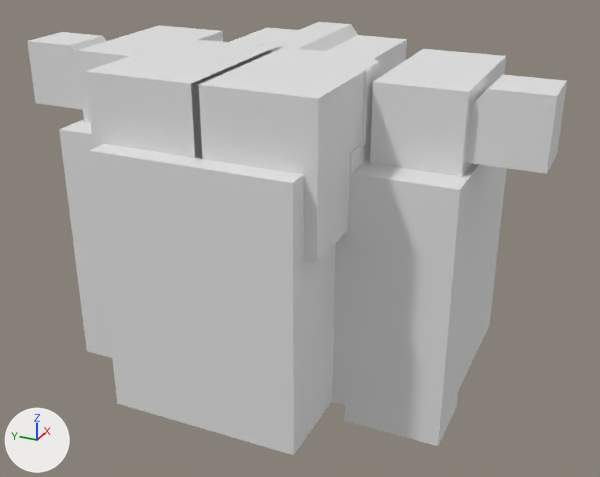
What one commit did to the FBX model Assets/Blender/Environments/10-ouro-0-environment.fbx.
The view is the same before and after, from a camera (50 mm lens) standing at (-1495.0, -665.0, 411.0) and looking at (-136.0, -53.0, -269.0). Arrows for +X, +Y and +Z are at lower left; the lights stay in place. The picture after the commit comes second. Where no turn or scale is listed for an object, it has been applied to the vertices. Vertices at exactly the same position are counted once.

Script lines for the objects in view, before the commit:
```python
me_cube_006 = bpy.data.meshes.new('Cube.006')
me_cube_006.from_pydata(...)  # 184 vertices, 160 faces; spans x -329.0..168.0, y -511.0..511.0, z -87.0..96.0
me_cube_006.materials.append(mat_material)  # white #e7e7e7
me_cube_007 = bpy.data.meshes.new('Cube.007')
me_cube_007.from_pydata(...)  # 78 vertices, 68 faces; spans x -451.0..152.0, y -392.0..392.0, z -563.0..-3.0
me_cube_007.materials.append(mat_material)  # white #e7e7e7
me_cube_009 = bpy.data.meshes.new('Cube.009')
me_cube_009.from_pydata(...)  # 232 vertices, 210 faces; spans x -411.0..161.0, y -379.0..379.0, z -165.0..97.0
ob_ouro0enviornmentgeneral = bpy.data.objects.new('Ouro0EnviornmentGeneral', me_cube_006)
ob_ouro0enviornmentgeneral.location = (0.0, 0.0, 0.0)
ob_ouro0enviornmentground = bpy.data.objects.new('Ouro0EnviornmentGround', me_cube_007)
ob_ouro0enviornmentground.location = (0.0, 0.0, 0.0)
ob_ouro0environmentrooms = bpy.data.objects.new('Ouro0EnvironmentRooms', me_cube_009)
ob_ouro0environmentrooms.location = (0.0, 0.0, 0.0)
```
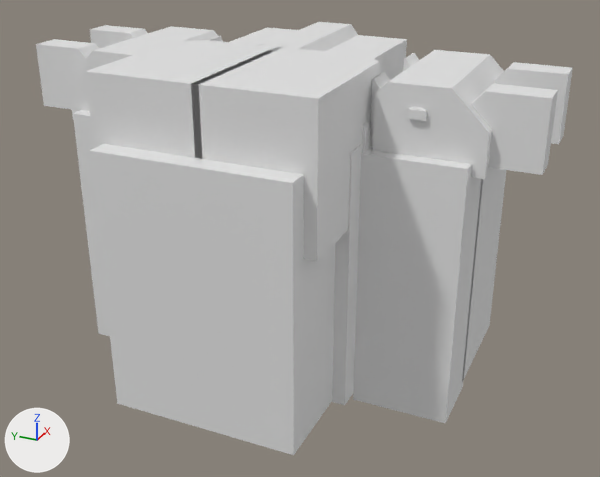
The edits, one by one:
me_cube_009 is used by ob_ouro0environmentrooms; location (0.0, 0.0, 0.0).
me_cube_009 had 232 vertices, 210 faces and spanned x -411.0..161.0, y -379.0..379.0, z -165.0..97.0.
me_cube_009 now has 392 vertices, 362 faces and spans x -411.0..161.0, y -415.0..415.0, z -165.0..97.0.
me_cube_009 part 9: 18 vertices moved from x -216.0..71.0, y -379.0..379.0, z -65.0..78.0 to x -205.0..71.0, y -349.0..349.0, z -65.0..57.0; 18 vertices removed from x -216.0..71.0, y -379.0..379.0, z -65.0..78.0; 178 vertices added at x -259.0..71.0, y -415.0..415.0, z -165.0..96.0.
me_cube_006 is used by ob_ouro0enviornmentgeneral; location (0.0, 0.0, 0.0).
me_cube_006 had 184 vertices, 160 faces and spanned x -329.0..168.0, y -511.0..511.0, z -87.0..96.0.
me_cube_006 now has 232 vertices, 196 faces and spans x -329.0..168.0, y -503.0..503.0, z -119.0..74.0.
me_cube_006 part 1: the loose piece of 12 vertices spanning x -200.0..-94.0, y -511.0..-371.0, z -44.0..82.0 is scaled about its middle by (0.526, 1, 1), then moved by (-11.0, 8.0, -8.0).
me_cube_006 part 2: the loose piece of 12 vertices spanning x -200.0..-94.0, y 371.0..511.0, z -44.0..82.0 is scaled about its middle by (0.526, -1, 1), then moved by (162.0, -874.0, -8.0).
me_cube_006 part 3: the loose piece of 12 vertices spanning x -222.0..-197.0, y -212.0..-171.0, z -30.0..96.0 is scaled about its middle by (-2.19, -0.933, 1), then moved by (225.0, -35.0, -22.0).
me_cube_006 part 4: the loose piece of 12 vertices spanning x -222.0..-197.0, y -212.0..-171.0, z -30.0..96.0 is copied, and the copy is scaled about its middle by (-2.19, -0.933, 1), then moved by (52.0, -35.0, -22.0); it spans x -185.0..-130.0, y -246.0..-208.0, z -52.0..74.0.
me_cube_006 part 5: the loose piece of 12 vertices spanning x -200.0..-94.0, y 371.0..511.0, z -44.0..82.0 is copied, and the copy is scaled about its middle by (0.526, 1, 1), then moved by (-11.0, -8.0, -8.0); it spans x -185.0..-130.0, y 363.0..503.0, z -52.0..74.0.
me_cube_006 part 6: the loose piece of 12 vertices spanning x -200.0..-94.0, y 371.0..511.0, z -44.0..82.0 is copied, and the copy is scaled about its middle by (0.526, 1, 1), then moved by (162.0, -8.0, -8.0); it spans x -12.0..44.0, y 363.0..503.0, z -52.0..74.0.
me_cube_006 part 7: the loose piece of 12 vertices spanning x -222.0..-197.0, y 171.0..212.0, z -30.0..96.0 is scaled about its middle by (-2.19, -0.933, 1), then moved by (225.0, 35.0, -22.0).
me_cube_006 part 8: 12 vertices added at x -222.0..-197.0, y -212.0..-171.0, z -119.0..5.0.
Other edits to the shape of me_cube_006 do not show in these pictures.
me_cube_007 is used by ob_ouro0enviornmentground; location (0.0, 0.0, 0.0).
me_cube_007 had 78 vertices, 68 faces and spanned x -451.0..152.0, y -392.0..392.0, z -563.0..-3.0.
me_cube_007 now has 78 vertices, 68 faces and spans x -451.0..152.0, y -392.0..392.0, z -543.0..-3.0.
me_cube_007 part 10: the loose piece of 8 vertices spanning x -276.0..-146.0, y -392.0..-209.0, z -563.0..-63.0 is moved by (45.0, 0.0, 20.0).
me_cube_007 part 11: the loose piece of 8 vertices spanning x -276.0..-146.0, y 209.0..392.0, z -563.0..-63.0 is moved by (45.0, 0.0, 20.0).
me_cube_007 part 12: all 2 vertices in x -146.0, y -392.0..-209.0, z -27.0 are moved by (31.0, 0.0, 0.0).
Other edits to the shape of me_cube_007 do not show in these pictures.

Location of each change, (x1, y1, x2, y2) in pixels of the pictures (600 x 477 px; the box of a moved part takes in the faces that stretch with it):
'Ouro0EnviornmentGround', reshaped: before (59, 119, 507, 455); after (73, 110, 506, 455)
'Ouro0EnvironmentRooms', reshaped: before (76, 22, 506, 261); after (68, 22, 504, 261)
'Ouro0EnviornmentGeneral', reshaped: before (27, 32, 567, 174); after (36, 25, 573, 175)
part 1 of me_cube_006, moved or reshaped: before (465, 75, 567, 174); after (471, 84, 558, 175)
part 2 of me_cube_006, moved or reshaped: before (27, 32, 106, 110); after (495, 62, 573, 144)
part 3 of me_cube_006, moved or reshaped: before (362, 68, 372, 145); after (403, 53, 419, 71)
part 4 of me_cube_006, added: after (370, 72, 390, 146)
part 5 of me_cube_006, added: after (36, 39, 99, 110)
part 6 of me_cube_006, added: after (90, 25, 148, 48)
part 7 of me_cube_006, moved or reshaped (not visible before): after (209, 36, 222, 42)
part 8 of me_cube_006, added: after (362, 121, 370, 153)
part 9 of me_cube_009, cut back: before (76, 25, 506, 177); after (68, 22, 504, 261)
part 10 of me_cube_007, moved or reshaped: before (345, 157, 479, 446); after (353, 146, 483, 423)
part 11 of me_cube_007, moved or reshaped: before (59, 119, 112, 358); after (73, 110, 110, 336)
part 12 of me_cube_007, moved or reshaped: before (350, 136, 507, 391); after (345, 137, 506, 405)
